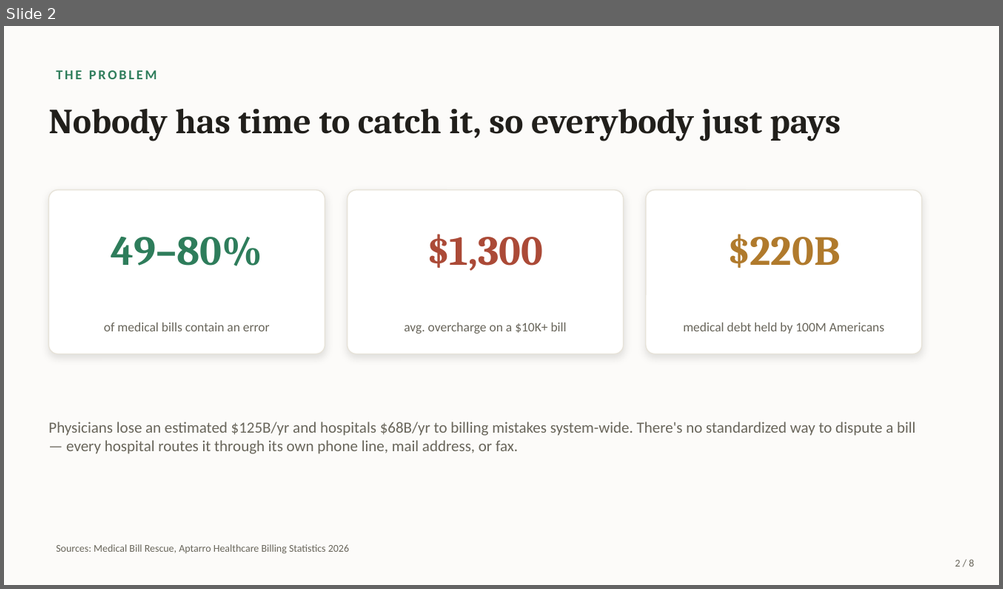
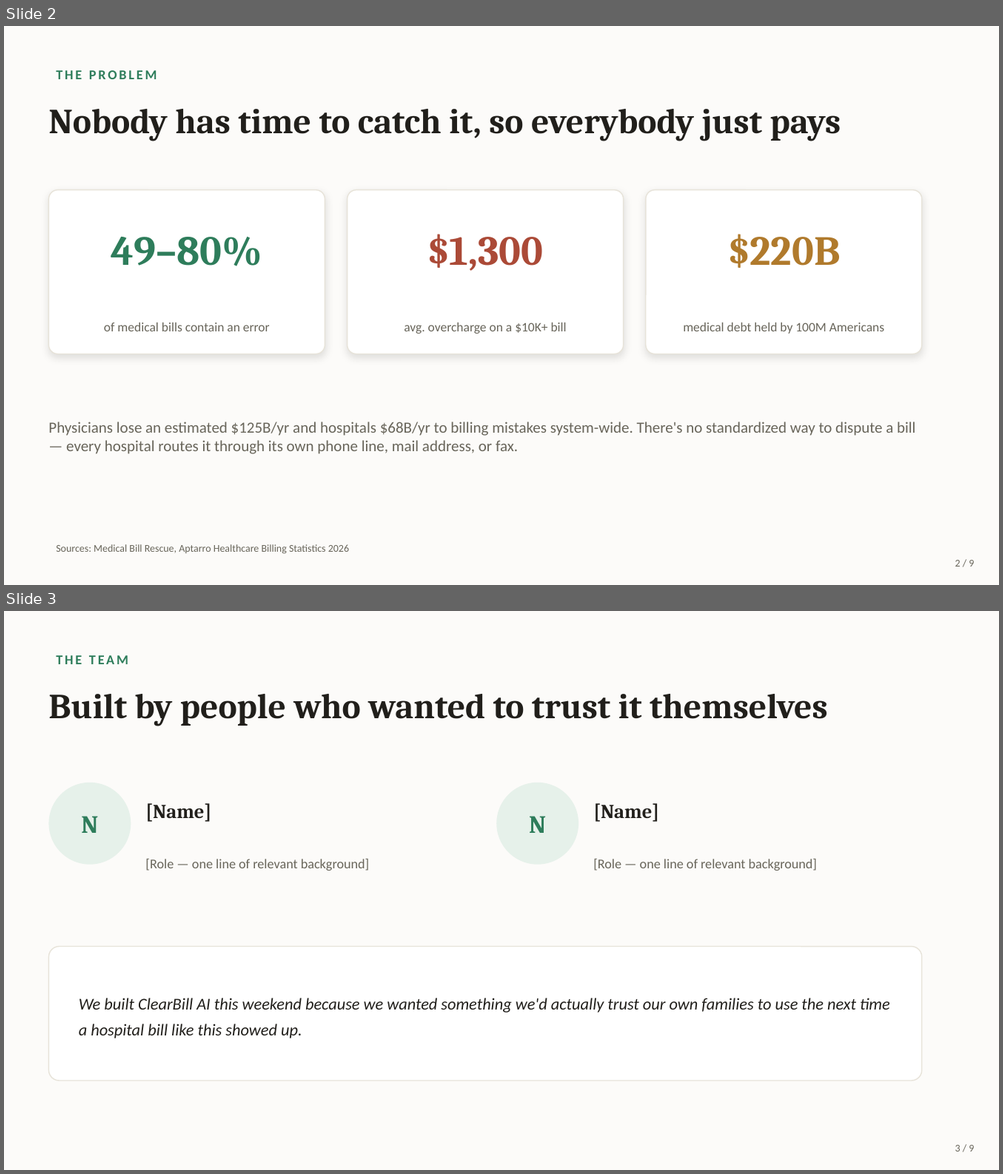
Before and after one commit to LuLu1016/clearbill-ai, a slide deck: pitch_deck/ClearBill_AI_Pitch_Deck.pptx. Shown one above the other, each under a label of ours: slide 2 before the commit, slides 2 and 3 after it. The pictures are 1003x589 and 1003x1174 pixels, drawn with LibreOffice and Linux fonts; fonts in the diff are those of the drawing. Boxes give left, top, right and bottom in pixels: in the first picture for what was removed or moved away, otherwise in the second. Text is boxed around its words. In the diff, an @@ line names an element or a change of style, - is before the commit and + after.

```diff
--- a/pitch_deck/ClearBill_AI_Pitch_Deck.pptx
+++ b/pitch_deck/ClearBill_AI_Pitch_Deck.pptx
@@ slide 3 added at (4,611,999,1170), background #FCFBF9 @@
@@ text added at (56,655,128,664), 13 pt, text #2E7D5B, bold @@
+THE TEAM
@@ text added at (48,694,827,726), 34 pt, text #211F1B, bold @@
+Built by people who wanted to trust it themselves
@@ ellipse added at (48,783,131,865), fill #E6F1EA @@
@@ ellipse added at (496,783,578,865), fill #E6F1EA @@
@@ text added at (145,803,211,822), 19 pt, text #211F1B, bold @@
+[Name]
@@ text added at (593,803,659,822), 19 pt, text #211F1B, bold @@
+[Name]
@@ text added at (81,816,98,833), 24 pt, text #2E7D5B, bold @@
+N
@@ text added at (529,816,546,833), 24 pt, text #2E7D5B, bold @@
+N
@@ text added at (145,859,369,871), 13 pt, text #68655A @@
+[Role — one line of relevant background]
@@ text added at (593,859,817,871), 13 pt, text #68655A @@
+[Role — one line of relevant background]
@@ rounded rectangle added at (48,947,922,1081), fill #FFFFFF, outline #E7E3D9 1 pt @@
@@ text added at (79,998,890,1039), 16 pt, text #211F1B, italic @@
+We built ClearBill AI this weekend because we wanted something we'd actually trust our own families to use the next time a hospital bill like this showed up.
@@ text added at (955,1145,973,1152), 10 pt, text #68655A @@
+3 / 9
@@ slide 2 changed as well @@
@@ text at (955,560,973,567): text changed @@
-2 / 8
+2 / 9
```
Also in this commit, not shown: 5 other slides changed, 2 other slides added, 2 slides removed, 2 other files.
